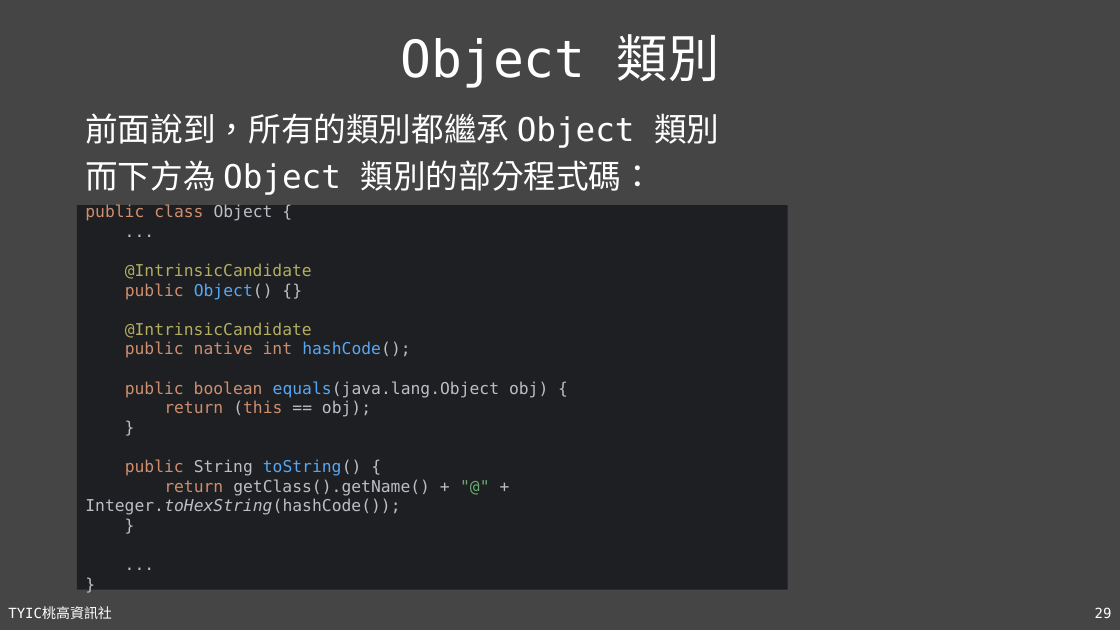
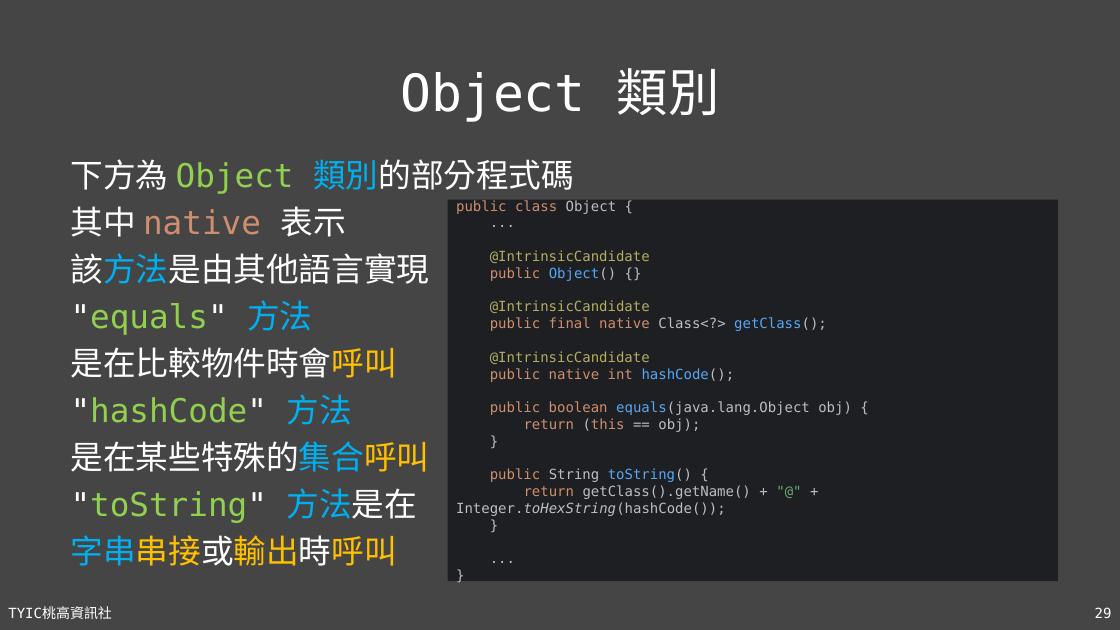
Before and after one commit to TYSHIC/slides, a slide deck: slide 29 of powerpoint/08_類別與物件.pptx. Drawn at 1120x630 pixels with LibreOffice and Linux fonts; fonts in the diff are those of the drawing. Boxes give left, top, right and bottom in pixels: in the first picture for what was removed or moved away, otherwise in the second. Text is boxed around its words. In the diff, an @@ line names an element or a change of style, - is before the commit and + after.

Commit message:
10_wrapper_class

```diff
--- a/powerpoint/08_類別與物件.pptx
+++ b/powerpoint/08_類別與物件.pptx
@@ title "Object 類別": place and size @@
-title "Object 類別" at [400,34,720,88]
+title "Object 類別" at [400,68,720,121]
@@ text removed at [85,113,719,195] @@
-前面說到，所有的類別都繼承 Object 類別
-而下方為 Object 類別的部分程式碼：
@@ text added at [71,159,574,566], 28 pt, text #FFFFFF @@
+下方為 Object 類別的部分程式碼
+其中 native 表示
+該方法是由其他語言實現
+"equals" 方法
+是在比較物件時會呼叫
+"hashCode" 方法
+是在某些特殊的集合呼叫
+"toString" 方法是在
+字串串接或輸出時呼叫
@@ rectangle "public class Object {": place and size @@
-rectangle "public class Object {" at [77,205,788,590]
+rectangle "public class Object {" at [448,200,1058,581]
@@ text in rectangle at [456,200,617,214]: size 14 to 12 pt in "public class Object {", "...", "... }" @@
@@ text in rectangle at [456,250,852,516]: text changed; size 14 to 12 pt @@
-@IntrinsicCandidate
-public Object() {}
-@IntrinsicCandidate
-public native int hashCode();
-public boolean equals(java.lang.Object obj) {
-return (this == obj);
-}
-public String toString() {
-return getClass().getName() + "@" + Integer.toHexString(hashCode());
-}
+@IntrinsicCandidate
+public Object() {}
+@IntrinsicCandidate
+public final native Class<?> getClass();
+@IntrinsicCandidate
+public native int hashCode();
+public boolean equals(java.lang.Object obj) {
+return (this == obj);
+}
+public String toString() {
+return getClass().getName() + "@" + Integer.toHexString(hashCode());
+}
```
Also in this commit, not shown: 1 other slide changed, 2 slides added, 4 other files.
